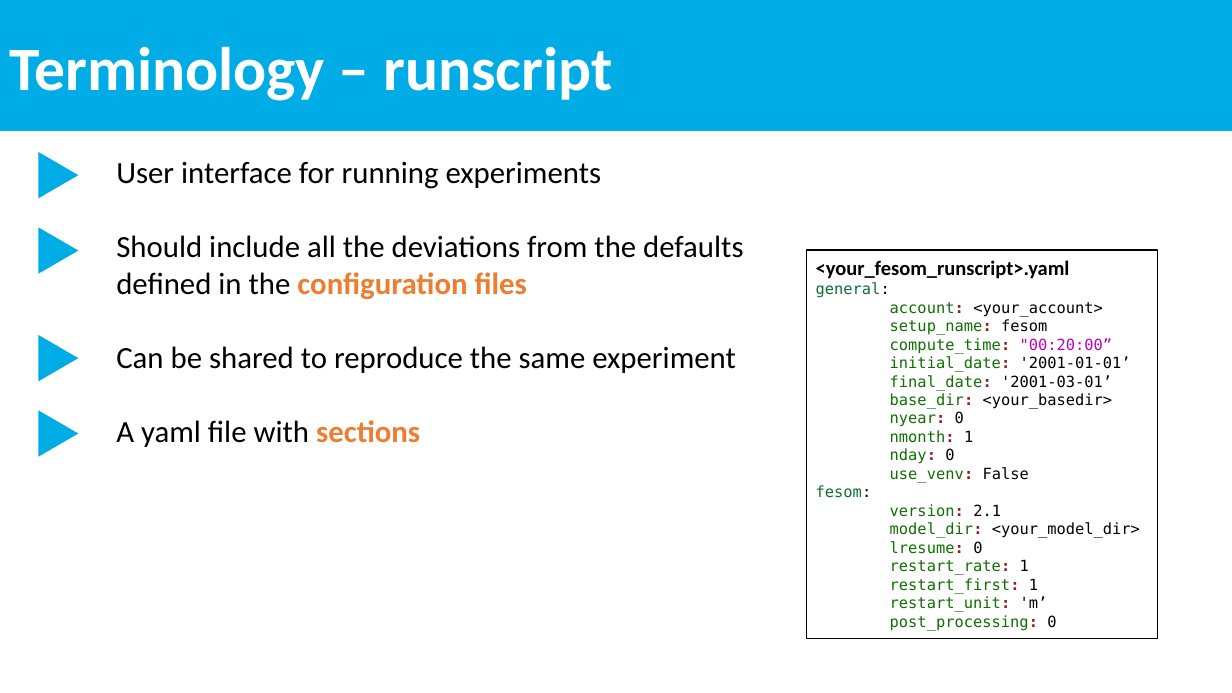
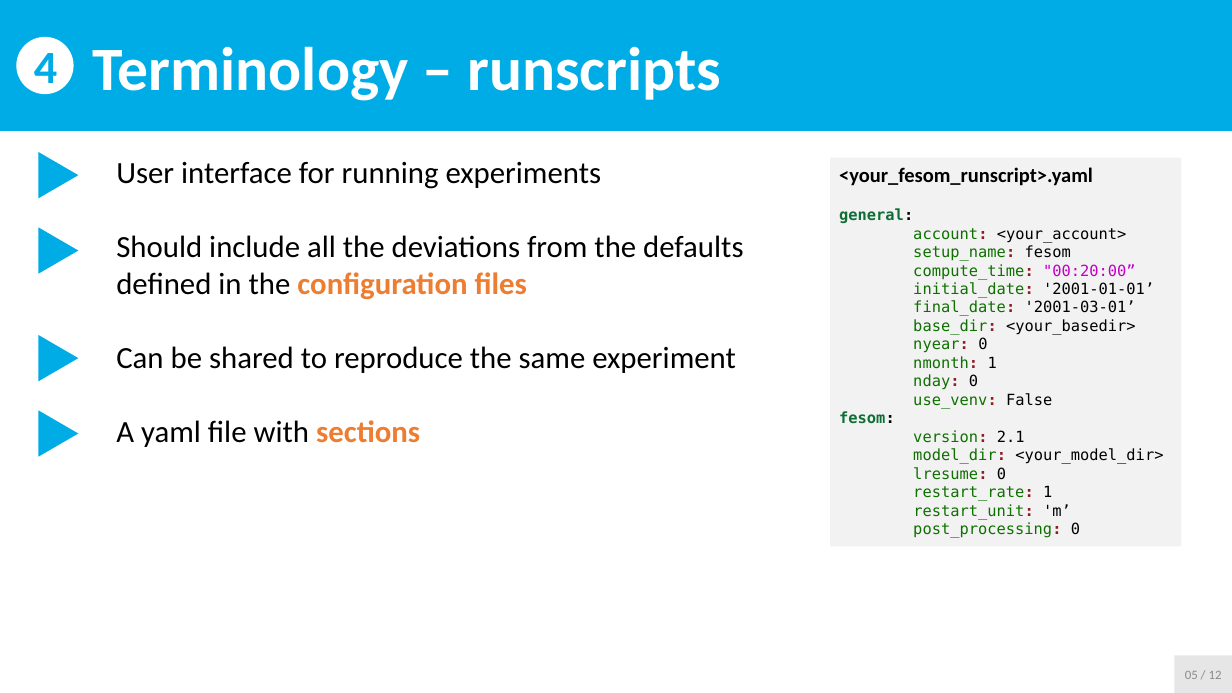
Before and after one commit to esm-tools/workshops, a slide deck: slide 5 of PalMod2022/docs/4_ESM-Tools terminology.pptx (slide 4 before the commit). Drawn at 1232x693 pixels with LibreOffice and Linux fonts; fonts in the diff are those of the drawing. Boxes give left, top, right and bottom in pixels: in the first picture for what was removed or moved away, otherwise in the second. Text is boxed around its words. In the diff, an @@ line names an element or a change of style, - is before the commit and + after.

Commit message:
terminology finished

```diff
--- a/PalMod2022/docs/4_ESM-Tools terminology.pptx
+++ b/PalMod2022/docs/4_ESM-Tools terminology.pptx
@@ ellipse added at bbox=[17, 37, 74, 94], fill #FFFFFF, 36 pt, text #00ACE6, bold @@
+4
@@ text in rectangle at bbox=[93, 46, 721, 101]: text changed @@
-Terminology – runscript
+Terminology – runscripts
@@ rectangle "<your_fesom_runscript>.yaml": place and size @@
-rectangle "<your_fesom_runscript>.yaml" at bbox=[807, 250, 1158, 640]
+rectangle "<your_fesom_runscript>.yaml" at bbox=[830, 157, 1181, 546]
@@ rectangle "<your_fesom_runscript>.yaml" at bbox=[830, 157, 1181, 546]: fill none to #F2F2F2; outline #000000 1 pt to none @@
@@ text in rectangle at bbox=[839, 167, 1093, 223]: text changed @@
-<your_fesom_runscript>.yaml
-general:
+<your_fesom_runscript>.yaml
+general:
@@ text in rectangle at bbox=[839, 411, 895, 424]: bold on in "fesom:" @@
@@ text in rectangle at bbox=[890, 578, 1038, 594]: paragraph removed @@
-restart_first: 1
@@ rectangle added at bbox=[1175, 655, 1232, 693], fill #E7E6E6, 10 pt, text #8C8C8C @@
+05 / 12
```
Also in this commit, not shown: 7 other slides changed, 4 slides added, 1 slide removed.
